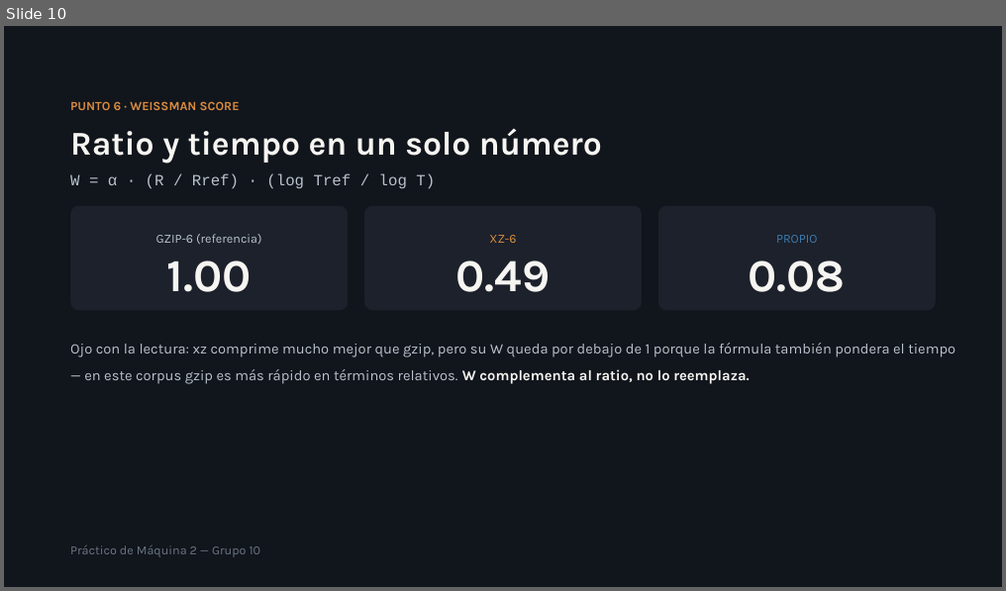
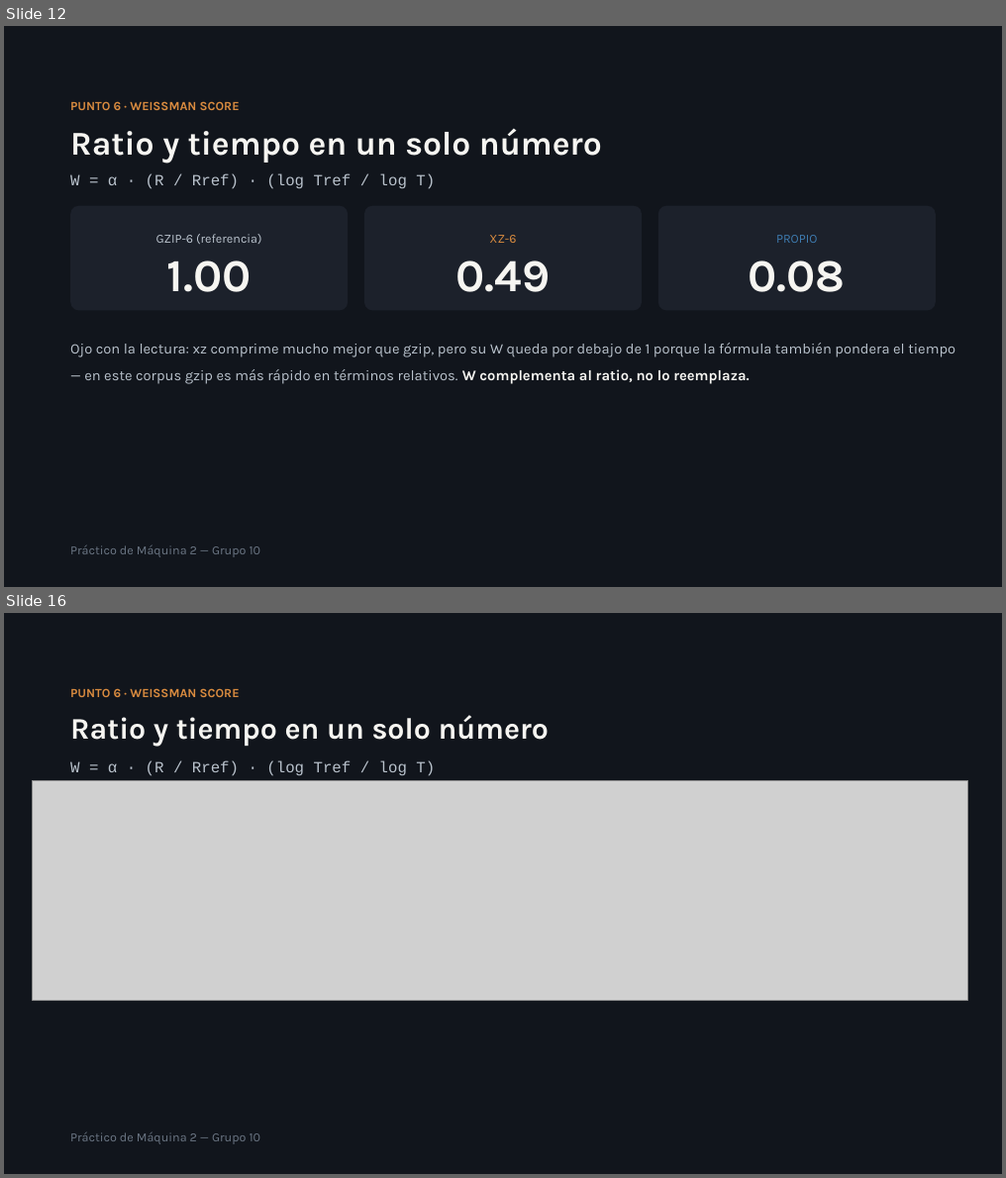
Before and after one commit to BaltasarOrtiz/FACULTAD-FCEFN, a slide deck: Teoria de la Información/Parcial 1/Presentaciones/Práctico de Máquina 2 — RLE+Shannon vs xz.pptx. Shown one above the other, each under a label of ours: slide 10 before the commit, slides 12 and 16 after it; the slides between them are not shown. The pictures are 1006x591 and 1006x1178 pixels, drawn with LibreOffice and Linux fonts; fonts in the diff are those of the drawing; grey boxes stand for pictures. Boxes give left, top, right and bottom in pixels: in the first picture for what was removed or moved away, otherwise in the second. Text is boxed around its words. In the diff, an @@ line names an element or a change of style, - is before the commit and + after.

```diff
--- a/Teoria de la Información/Parcial 1/Presentaciones/Práctico de Máquina 2 — RLE+Shannon vs xz.pptx
+++ b/Teoria de la Información/Parcial 1/Presentaciones/Práctico de Máquina 2 — RLE+Shannon vs xz.pptx
@@ slide 16 added at [4,613,1002,1174], background #11151C @@
@@ text added at [70,688,240,697], 12 pt, text #D98B3F, bold @@
+PUNTO 6 · WEISSMAN SCORE
@@ title added at [70,715,548,746], 28.8 pt, text #F6F5F1, bold @@
+Ratio y tiempo en un solo número
@@ picture added at [33,780,968,1001] @@
@@ text added at [70,761,435,776], 15 pt, text #B9C2CC @@
+W = α · (R / Rref) · (log Tref / log T)
@@ text added at [70,1133,261,1145], 12 pt, text #6B7684 @@
+Práctico de Máquina 2 — Grupo 10
@@ what was slide 10 is now slide 12 @@
```
Also in this commit, not shown: 7 slides changed, 6 other slides added, 2 slides removed, 4 other files.
